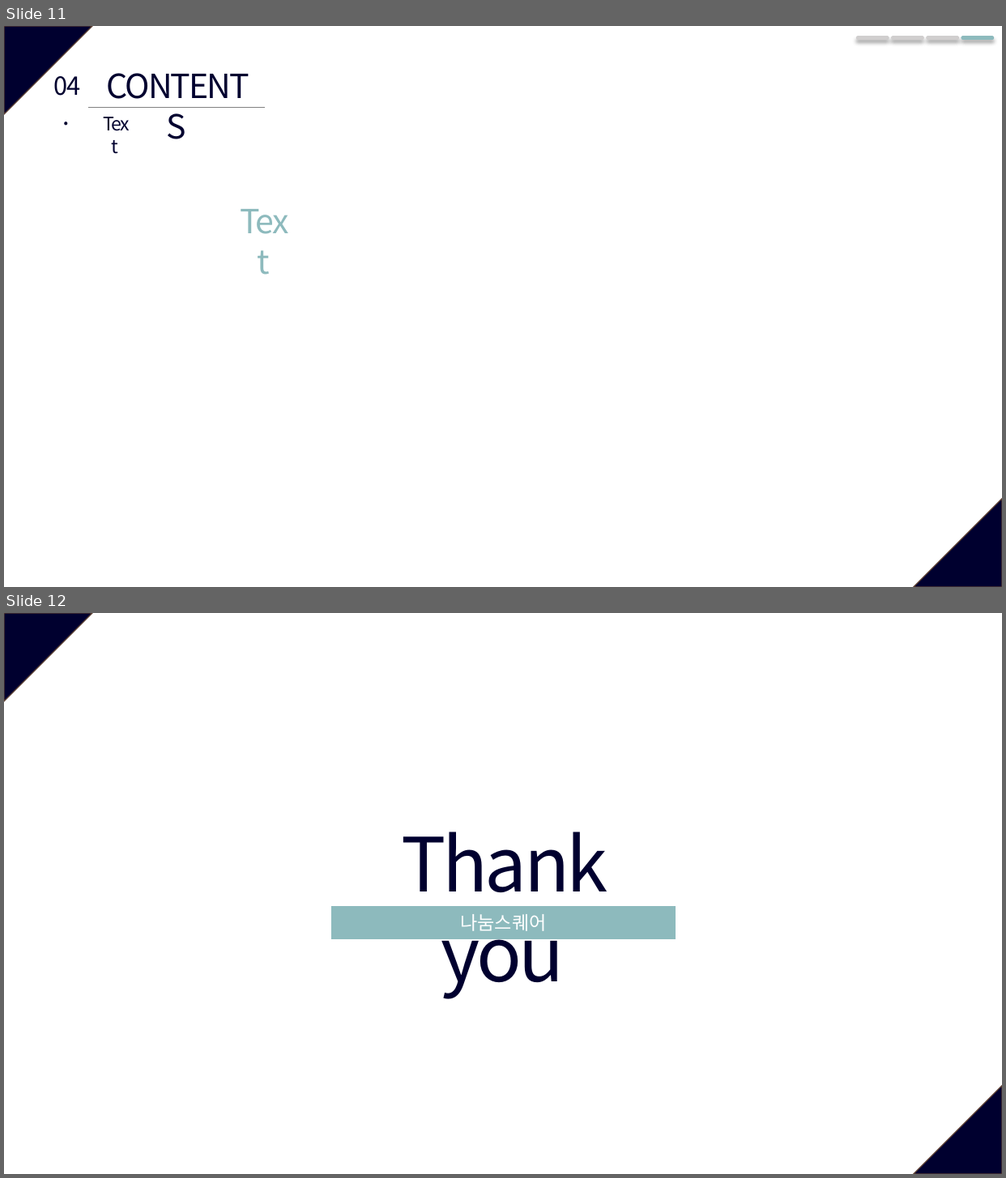
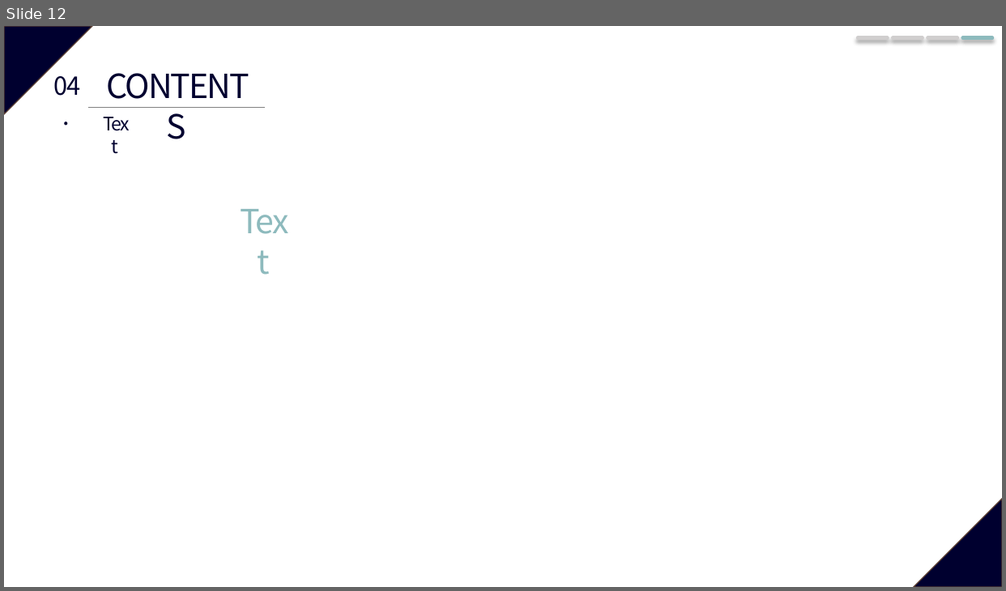
Before and after one commit to JeongJuhyeon/KNUBus, a slide deck: designdocs/Project Plan Presentation.pptx. Shown one above the other, each under a label of ours: slides 11 and 12 before the commit, slide 12 after it. The pictures are 1006x1178 and 1006x591 pixels, drawn with LibreOffice and Linux fonts; fonts in the diff are those of the drawing. Boxes give left, top, right and bottom in pixels: in the first picture for what was removed or moved away, otherwise in the second. Text is boxed around its words. In the diff, an @@ line names an element or a change of style, - is before the commit and + after.

```diff
--- a/designdocs/Project Plan Presentation.pptx
+++ b/designdocs/Project Plan Presentation.pptx
@@ slide 12 removed at [4, 613, 1002, 1174], background #FFFFFF; not listed: 2 template elements that a slide beside it also shows @@
@@ text removed at [401, 832, 607, 1000] @@
-Thank you
@@ rectangle removed at [331, 907, 675, 939] @@
-나눔스퀘어
@@ what was slide 11 is now slide 12 @@
```
Also in this commit, not shown: 1 slide changed, 18 slides added, 7 other slides removed.
